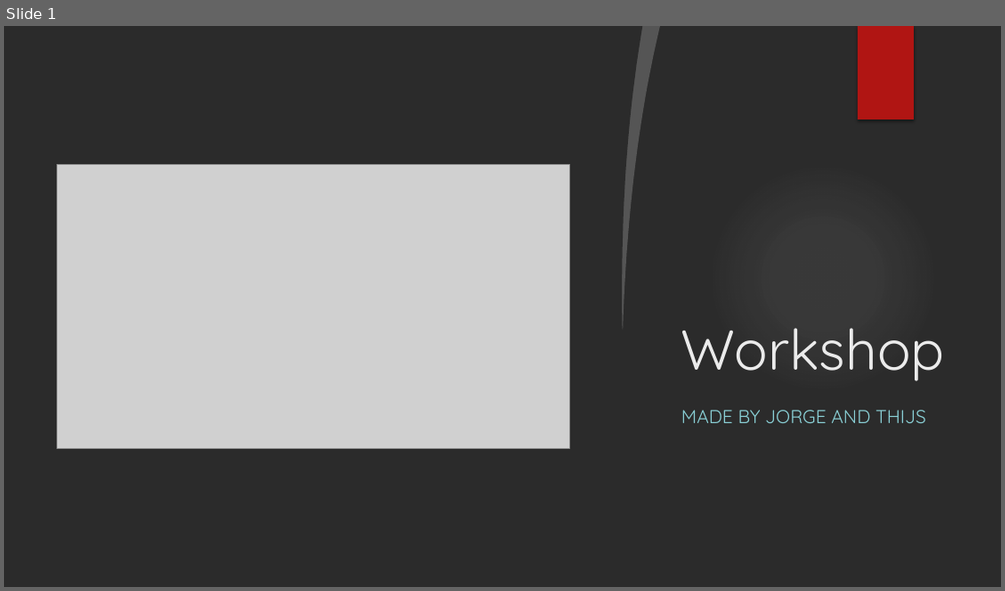
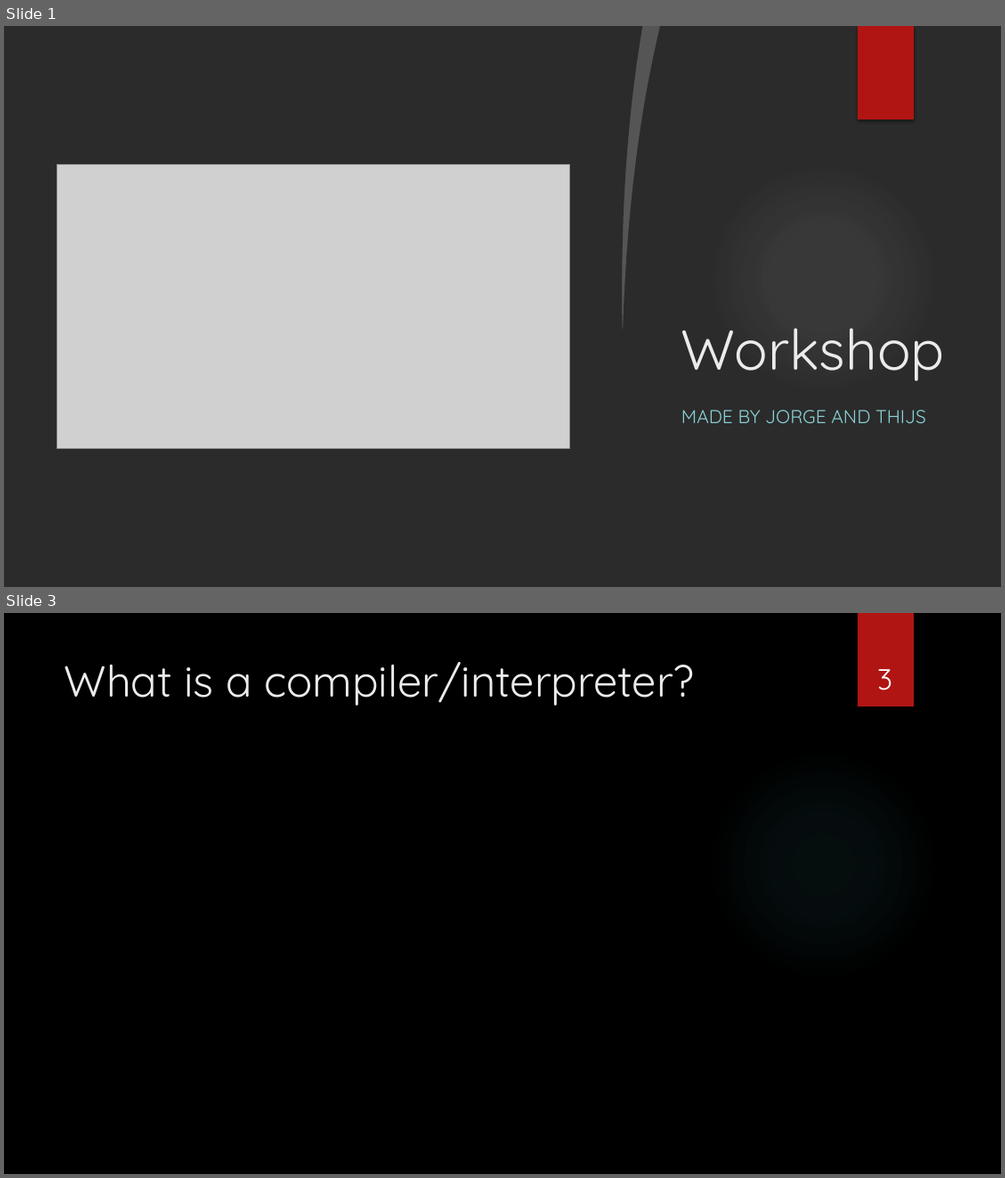
Before and after one commit to sebivenlo/esd-2024-jit-compiler, a slide deck: documents/presentation/presentation jit compiler.pptx. Shown one above the other, each under a label of ours: slide 1 before the commit, slides 1 and 3 after it; the slides between them are not shown. The pictures are 1005x591 and 1005x1178 pixels, drawn with LibreOffice and Linux fonts; fonts in the diff are those of the drawing; grey boxes stand for pictures; background and template pictures are left out; a plain dark background stands for a picture behind light text. Boxes give left, top, right and bottom in pixels: in the first picture for what was removed or moved away, otherwise in the second. Text is boxed around its words. In the diff, an @@ line names an element or a change of style, - is before the commit and + after.

```diff
--- a/documents/presentation/presentation jit compiler.pptx
+++ b/documents/presentation/presentation jit compiler.pptx
@@ slide 3 added at [4, 613, 1001, 1174], background picture (left out) @@
@@ rectangle added at [858, 613, 914, 706], fill #B01513 @@
@@ title added at [65, 662, 694, 706], 42 pt, text #EBEBEB @@
+What is a compiler/interpreter?
@@ page number added at [877, 669, 892, 690], 28 pt, text #FFFFFF @@
+3
@@ ellipse added at [708, 750, 938, 981], fill gradient #50B9C1 @@
```
Also in this commit, not shown: 7 other slides added, 1 slide removed, 4 other files.
